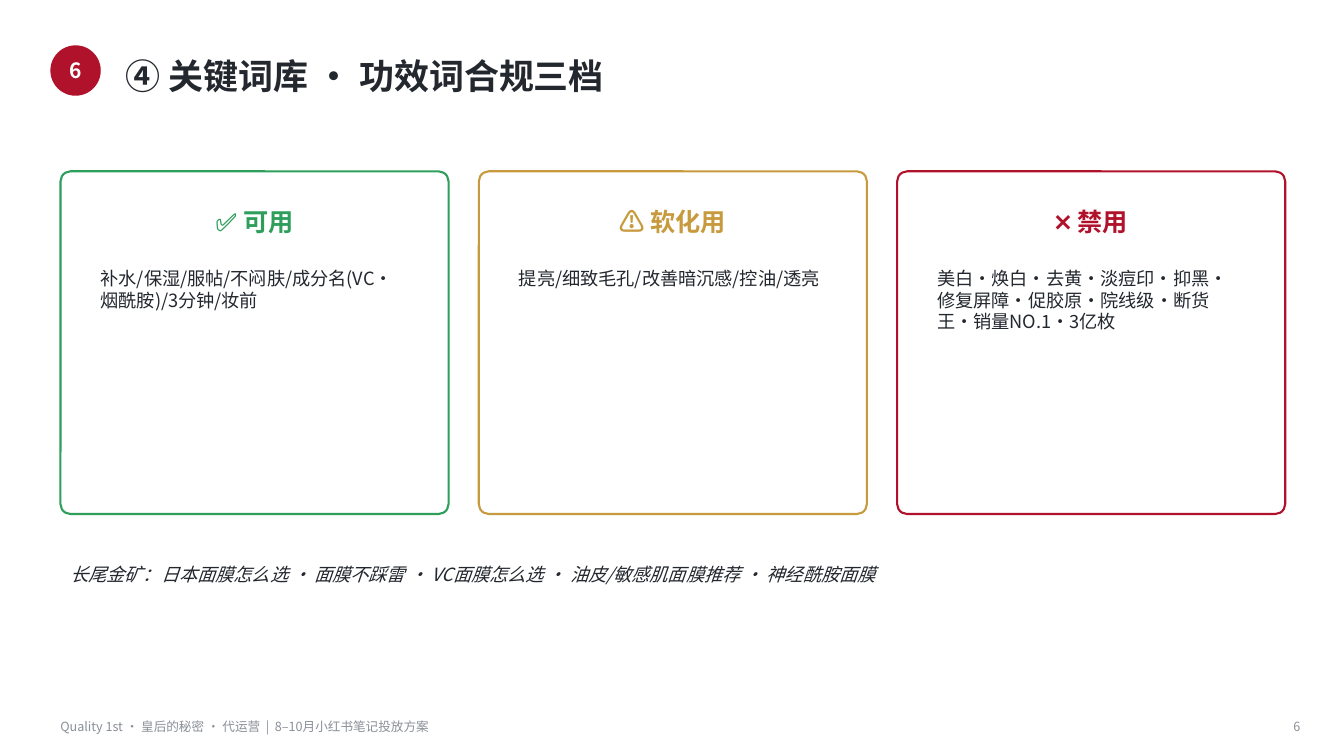
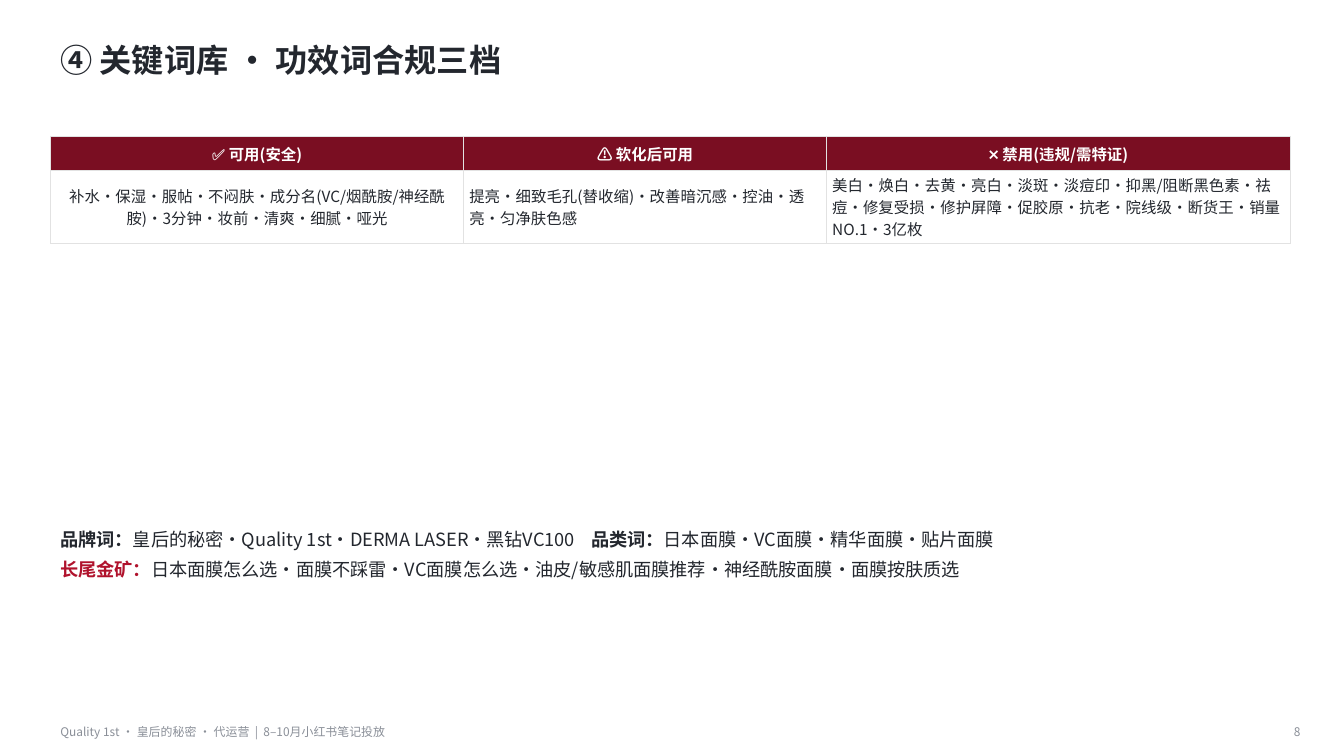
Before and after one commit to caowenwen-boop/-, a slide deck: slide 8 of docs/工作/04-营销推广/代运营-Quality1st/8-10月笔记投放/8-10月小红书笔记投放方案.pptx (slide 6 before the commit). Drawn at 1344x756 pixels with LibreOffice and Linux fonts; fonts in the diff are those of the drawing. Boxes give left, top, right and bottom in pixels: in the first picture for what was removed or moved away, otherwise in the second. Text is boxed around its words. In the diff, an @@ line names an element or a change of style, - is before the commit and + after.

```diff
--- a/docs/工作/04-营销推广/代运营-Quality1st/8-10月笔记投放/8-10月小红书笔记投放方案.pptx
+++ b/docs/工作/04-营销推广/代运营-Quality1st/8-10月笔记投放/8-10月小红书笔记投放方案.pptx
@@ text "④ 关键词库 · 功效词合规三档": place and size @@
-text "④ 关键词库 · 功效词合规三档" at bbox=[126, 59, 604, 93]
+text "④ 关键词库 · 功效词合规三档" at bbox=[60, 44, 501, 75]
@@ text "④ 关键词库 · 功效词合规三档" at bbox=[60, 44, 501, 75]: size 25 to 23 pt @@
@@ ellipse removed at bbox=[50, 45, 101, 96] @@
@@ text removed at bbox=[69, 62, 81, 79] @@
-6
@@ table added at bbox=[50, 136, 1291, 240], 2 rows, 3 columns @@
+✅ 可用(安全) | ⚠️ 软化后可用 | ❌ 禁用(违规/需特证)
+补水·保湿·服帖·不闷肤·成分名(VC/烟酰胺/神经酰胺)·3分钟·妆前·清爽·细腻·哑光 | 提亮·细致毛孔(替收缩)·改善暗沉感·控油·透亮·匀净肤色感 | 美白·焕白·去黄·亮白·淡斑·淡痘印·抑黑/阻断黑色素·祛痘·修复受损·修护屏障·促胶原·抗老·院线级·断货王·销量NO.1·3亿枚
@@ rounded rectangle removed at bbox=[60, 171, 449, 514] @@
@@ rounded rectangle removed at bbox=[479, 171, 867, 514] @@
@@ rounded rectangle removed at bbox=[897, 171, 1286, 514] @@
@@ text removed at bbox=[651, 209, 727, 234] @@
-⚠️ 软化用
@@ text removed at bbox=[1077, 209, 1127, 234] @@
-❌ 禁用
@@ text removed at bbox=[243, 211, 293, 234] @@
-✅ 可用
@@ text removed at bbox=[101, 269, 393, 311] @@
-补水/保湿/服帖/不闷肤/成分名(VC·烟酰胺)/3分钟/妆前
@@ text removed at bbox=[519, 269, 820, 289] @@
-提亮/细致毛孔/改善暗沉感/控油/透亮
@@ text removed at bbox=[937, 269, 1227, 330] @@
-美白·焕白·去黄·淡痘印·抑黑·修复屏障·促胶原·院线级·断货王·销量NO.1·3亿枚
@@ text at bbox=[60, 530, 994, 580]: text changed; italic off @@
-长尾金矿：日本面膜怎么选 · 面膜不踩雷 · VC面膜怎么选 · 油皮/敏感肌面膜推荐 · 神经酰胺面膜
+品牌词：皇后的秘密·Quality 1st·DERMA LASER·黑钻VC100 品类词：日本面膜·VC面膜·精华面膜·贴片面膜
+长尾金矿：日本面膜怎么选·面膜不踩雷·VC面膜怎么选·油皮/敏感肌面膜推荐·神经酰胺面膜·面膜按肤质选
@@ text at bbox=[60, 726, 385, 739]: text changed; size 9 to 8.5 pt @@
-Quality 1st · 皇后的秘密 · 代运营 | 8–10月小红书笔记投放方案
+Quality 1st · 皇后的秘密 · 代运营 | 8–10月小红书笔记投放
@@ text removed at bbox=[1293, 721, 1300, 731] @@
-6
@@ text added at bbox=[1294, 727, 1301, 736], 8.5 pt, text #8A8F98 @@
+8
```
Also in this commit, not shown: 6 other slides changed, 5 slides added, 4 slides removed, 2 other files.
